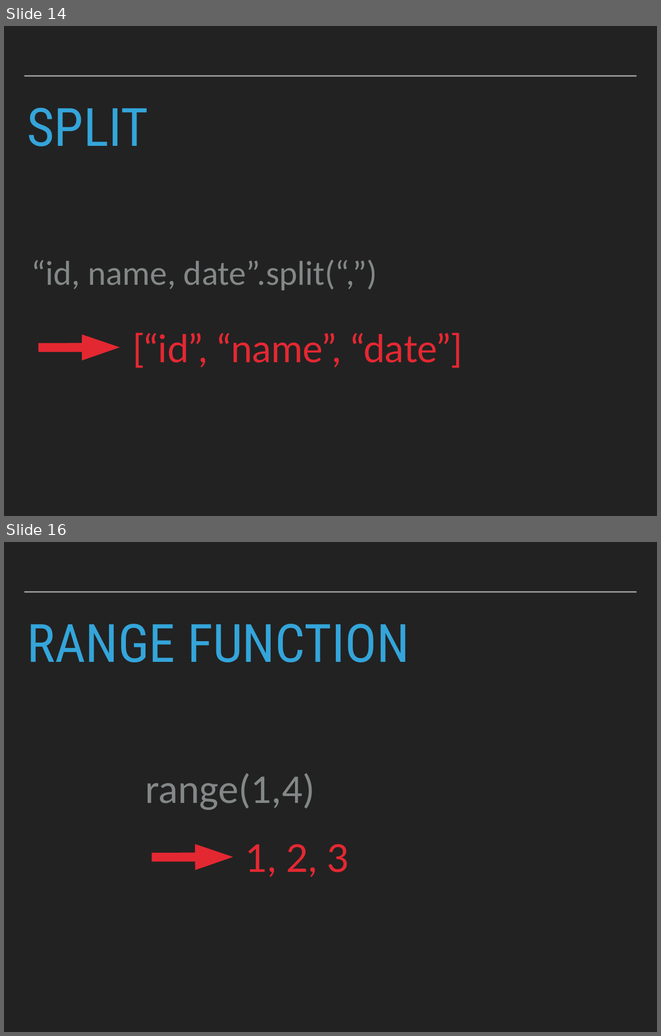
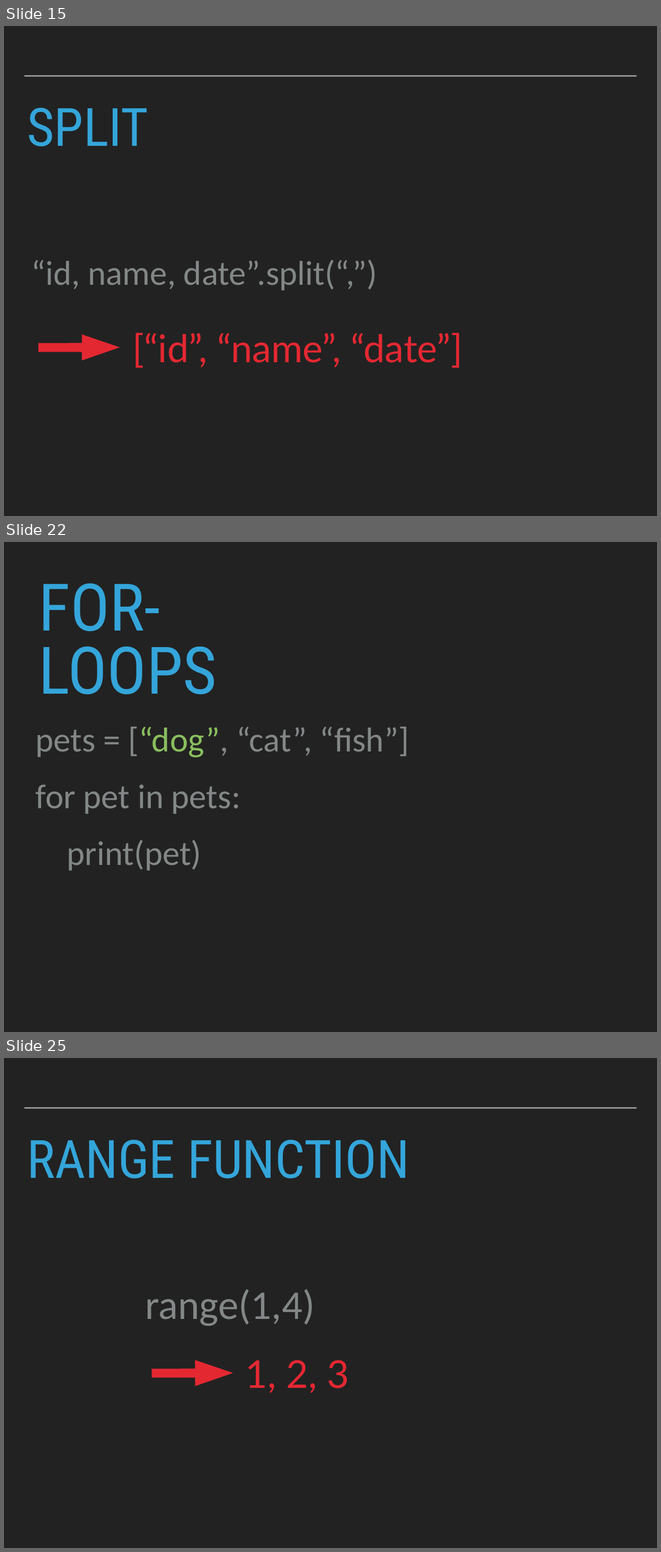
Before and after one commit to robcarrington/Week2_PythonForDataScience, a slide deck: Session3_Slides.pptx. Shown one above the other, each under a label of ours: slides 14 and 16 before the commit, slides 15, 22 and 25 after it; the slides between them are not shown. The pictures are 661x1036 and 661x1552 pixels, drawn with LibreOffice and Linux fonts; fonts in the diff are those of the drawing. Boxes give left, top, right and bottom in pixels: in the first picture for what was removed or moved away, otherwise in the second. Text is boxed around its words. In the diff, an @@ line names an element or a change of style, - is before the commit and + after.

```diff
--- a/Session3_Slides.pptx
+++ b/Session3_Slides.pptx
@@ slide 22 added at box(4, 542, 657, 1032), background #222222 @@
@@ title added at box(39, 583, 217, 694), 102.7 pt, text #34A5DA @@
+FOR-LOOPS
@@ text added at box(36, 726, 409, 871), 54 pt, text #838787 @@
+pets = [“dog”, “cat”, “fish”]
+for pet in pets:
+print(pet)
@@ what was slide 14 is now slide 15 @@
@@ what was slide 16 is now slide 25 @@
```
Also in this commit, not shown: 5 slides changed, 14 other slides added, 6 slides removed, 3 other files.
